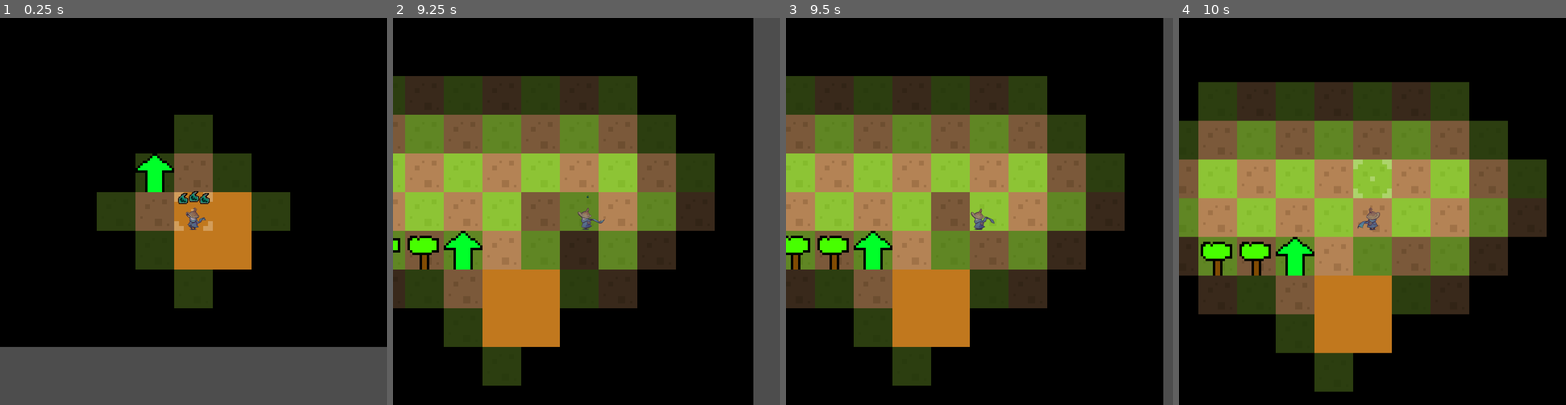
Above: before the commit, frames 1-4 (left to right).
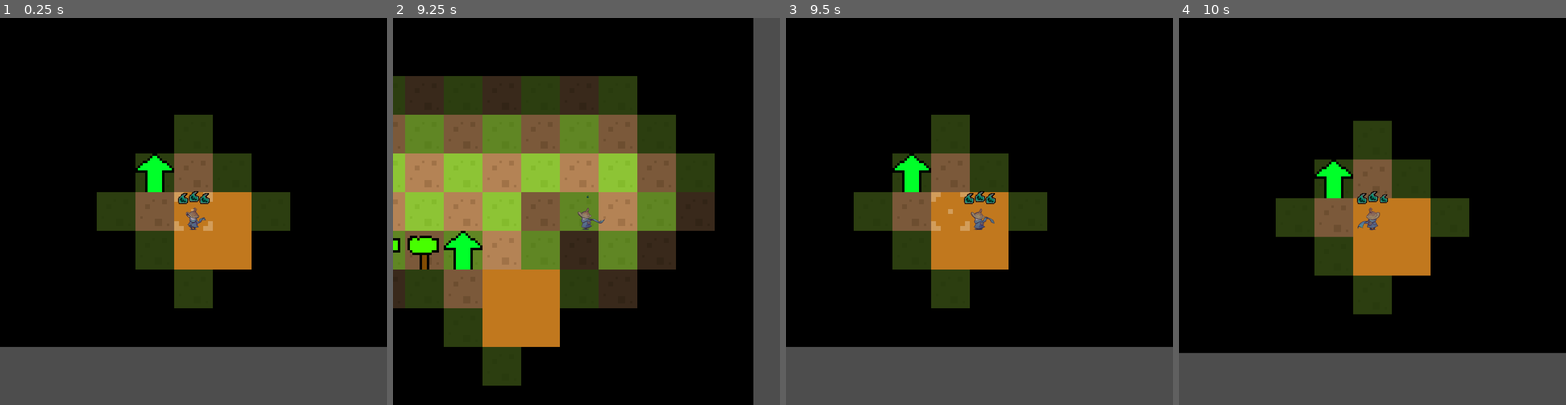
Above: after the commit, the same moments.

Repository: SebboScruff/GMTKJam-2025
Game: Godot game, scene res://scenes/levels/mechanics_testbed.tscn
The game is run twice, just before and just after one commit, with the same random seed, the same clock (stepped at 60 frames per second) and the same inputs.
Inputs:
- Up to frame 1 (0.25 s): no input
- Up to frame 2 (9.25 s): tap Enter at 0.5 s; hold Up (move_up) 0.53-2.03 s; hold Left (move_left) 2.03-3.53 s; hold S (move_down) 3.53-4.28 s; tap Tab (debug_activate) at 4.15 s; hold D (move_right) 4.28-5.03 s; hold Up (move_up) 5.03-5.78 s; hold D (move_right) 5.78-8.03 s; hold S (move_down) 8.03-8.78 s; hold Left (move_left) from 8.78 s (still down)
- Up to frame 3 (9.5 s): keep holding Left (move_left)
- Up to frame 4 (10 s): release Left (move_left) at 9.53 s; hold Up (move_up) from 9.53 s (still down)

Frames 1-2 are identical in both runs. In frame 3, 66% of the frame differs, in the area x 0-100%, y 0-100%; in frame 4, 66%, in the area x 0-100%, y 16-100%.

Commit message:
death and respawn mechanics v1

Diff:
--- /dev/null
+++ b/GMTK25_godot/item_respawner.gd
@@ -0,0 +1,7 @@
+class_name PickupRespawner
+extends Node
+
+func mass_respawn() -> void:
+	for c in get_children():
+		if(c is CourageBoost):
+			c.reset()
--- a/GMTK25_godot/scenes/levels/mechanics_testbed.tscn
+++ b/GMTK25_godot/scenes/levels/mechanics_testbed.tscn
@@ -1,9 +1,10 @@
-[gd_scene load_steps=6 format=3 uid="uid://bsk8e0tjs6oi2"]
+[gd_scene load_steps=7 format=3 uid="uid://bsk8e0tjs6oi2"]
 
 [ext_resource type="PackedScene" uid="uid://c6276oj5nbcx5" path="res://scenes/prefabs/map.tscn" id="1_fiamg"]
 [ext_resource type="PackedScene" uid="uid://hgxrqo8ht2hs" path="res://scenes/prefabs/player.tscn" id="2_f0ah4"]
 [ext_resource type="PackedScene" uid="uid://8vdab81hfvav" path="res://scenes/prefabs/basic_enemy.tscn" id="4_5k4b6"]
 [ext_resource type="PackedScene" uid="uid://b0rrkpwk2vh10" path="res://scenes/prefabs/courage_boost.tscn" id="4_dlwxx"]
+[ext_resource type="PackedScene" uid="uid://b0qlqe4ndvth4" path="res://scenes/prefabs/item_respawner.tscn" id="4_xpsi1"]
 [ext_resource type="PackedScene" uid="uid://dq3muqnpi8tay" path="res://scenes/prefabs/obstacle.tscn" id="5_dlwxx"]
 
 [node name="MechanicsTestbed" type="Node2D"]
@@ -11,10 +12,11 @@
 [node name="Map" parent="." node_paths=PackedStringArray("player") instance=ExtResource("1_fiamg")]
 player = NodePath("../Player")
 
-[node name="Player" parent="." node_paths=PackedStringArray("map_manager", "tilemap") instance=ExtResource("2_f0ah4")]
+[node name="Player" parent="." node_paths=PackedStringArray("map_manager", "tilemap", "pickup_respawner") instance=ExtResource("2_f0ah4")]
 position = Vector2(120, 56)
 map_manager = NodePath("../Map")
 tilemap = NodePath("../Map/FullRevealLayer")
+pickup_respawner = NodePath("../ItemRespawner")
 
 [node name="BasicEnemy" parent="." node_paths=PackedStringArray("player", "map_manager", "tilemap") instance=ExtResource("4_5k4b6")]
 position = Vector2(56, 56)
@@ -23,7 +25,9 @@
 map_manager = NodePath("../Map")
 tilemap = NodePath("../Map/FullRevealLayer")
 
-[node name="CourageBoost" parent="." instance=ExtResource("4_dlwxx")]
+[node name="ItemRespawner" parent="." instance=ExtResource("4_xpsi1")]
+
+[node name="CourageBoost" parent="ItemRespawner" instance=ExtResource("4_dlwxx")]
 position = Vector2(104, 40)
 courage_increase = 1
 
--- a/GMTK25_godot/scenes/prefabs/courage_boost.gd
+++ b/GMTK25_godot/scenes/prefabs/courage_boost.gd
@@ -2,6 +2,7 @@
 extends Area2D
 
 @onready var sprite: Sprite2D = $Sprite2D
+@onready var collision_shape_2d: CollisionShape2D = $CollisionShape2D
 
 
 @export var courage_increase:int
@@ -9,15 +10,13 @@
 func on_pickup(_player:Player) -> void:
 	print("%s picked up by Player"%name)
 	# Disable the Area Monitor Status
-	monitorable = false
+	collision_shape_2d.disabled = true
 	# Hide the sprite
 	sprite.set_visible(false)
 	_player.add_wisps(courage_increase)
-	queue_free()
 
 func reset() -> void:
-	pass
-	# re-enable the Area Monitor Status
-	monitorable = true
+	# re-enable the collider
+	collision_shape_2d.disabled = false
 	# Show the sprite
 	sprite.set_visible(true)
--- /dev/null
+++ b/GMTK25_godot/scenes/prefabs/item_respawner.tscn
@@ -0,0 +1,6 @@
+[gd_scene load_steps=2 format=3 uid="uid://b0qlqe4ndvth4"]
+
+[ext_resource type="Script" uid="uid://f1e0tuc6d42m" path="res://item_respawner.gd" id="1_yg4hk"]
+
+[node name="ItemRespawner" type="Node"]
+script = ExtResource("1_yg4hk")
--- a/GMTK25_godot/scenes/prefabs/player.gd
+++ b/GMTK25_godot/scenes/prefabs/player.gd
@@ -2,12 +2,13 @@
 extends Node2D
 
 const TILE_SIZE := 16
+const RESPAWN_TILE := Vector2i(7,3)
 
 #region External Object References
 @export var gm:GameManager
 @export var map_manager:FogManager
 @export var tilemap:TileMapLayer # This is the fully revealed tilemap, used for determining which tiles can be walked on.
-
+@export var pickup_respawner:PickupRespawner
 #endregion
 #region Internal Object References
 @onready var player_sprite: Sprite2D = $PlayerSprite
@@ -61,7 +62,7 @@
 		return
 
 	if(Input.is_action_just_pressed("debug_activate")):
-		on_blackout()
+		on_die()
 	if(!lost_combat):
 		if(Input.is_action_pressed("move_up")):
 			next_tile_check.target_position = Vector2(0, -TILE_SIZE)
@@ -235,10 +236,29 @@
 
 func on_die() -> void:
 	print("Player died!")
-	#1: remove all tiles from tiles_visited
-	#2: re-fog entire map, respawn/reactivate items? i think?
-	#3: respawn player inside village
-	#4: add tiles_recorded to tiles_visited.
+	# Play and wait for Death Animation if we have one
+
+	## PLAYER RESET
+	# remove all visited tiles fromm the player's list
+	tiles_visited.clear()
+	# respawn player inside village
+	global_position = tilemap.map_to_local(RESPAWN_TILE)
+	# reset courage back to 3
+	courage_remaining = 3
+
+	## MAP RESET:
+	#2: re-fog entire map
+	map_manager.reset_fog_completely()
+	#3: Respawn/Reactivate items
+	if(pickup_respawner != null):
+		pickup_respawner.mass_respawn()
+
+	## RECOVER SAVED TILES
+	#add tiles_recorded to tiles_visited.
+	tiles_visited.append_array(tiles_recorded)
+	#6: remove fog around tiles visited
+	for t in tiles_visited:
+		map_manager.update_fog(t)
 
 func on_return_to_village() -> void:
 	print("Player returned to village!")
Not shown, added: GMTK25_godot/item_respawner.gd.uid
